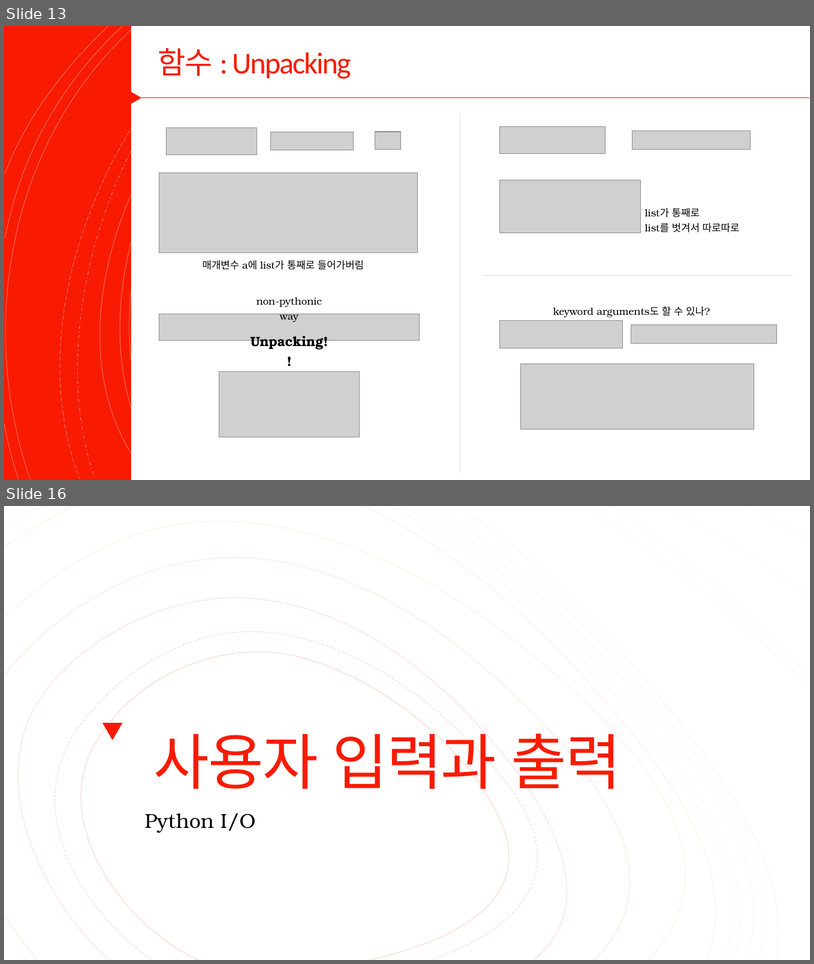
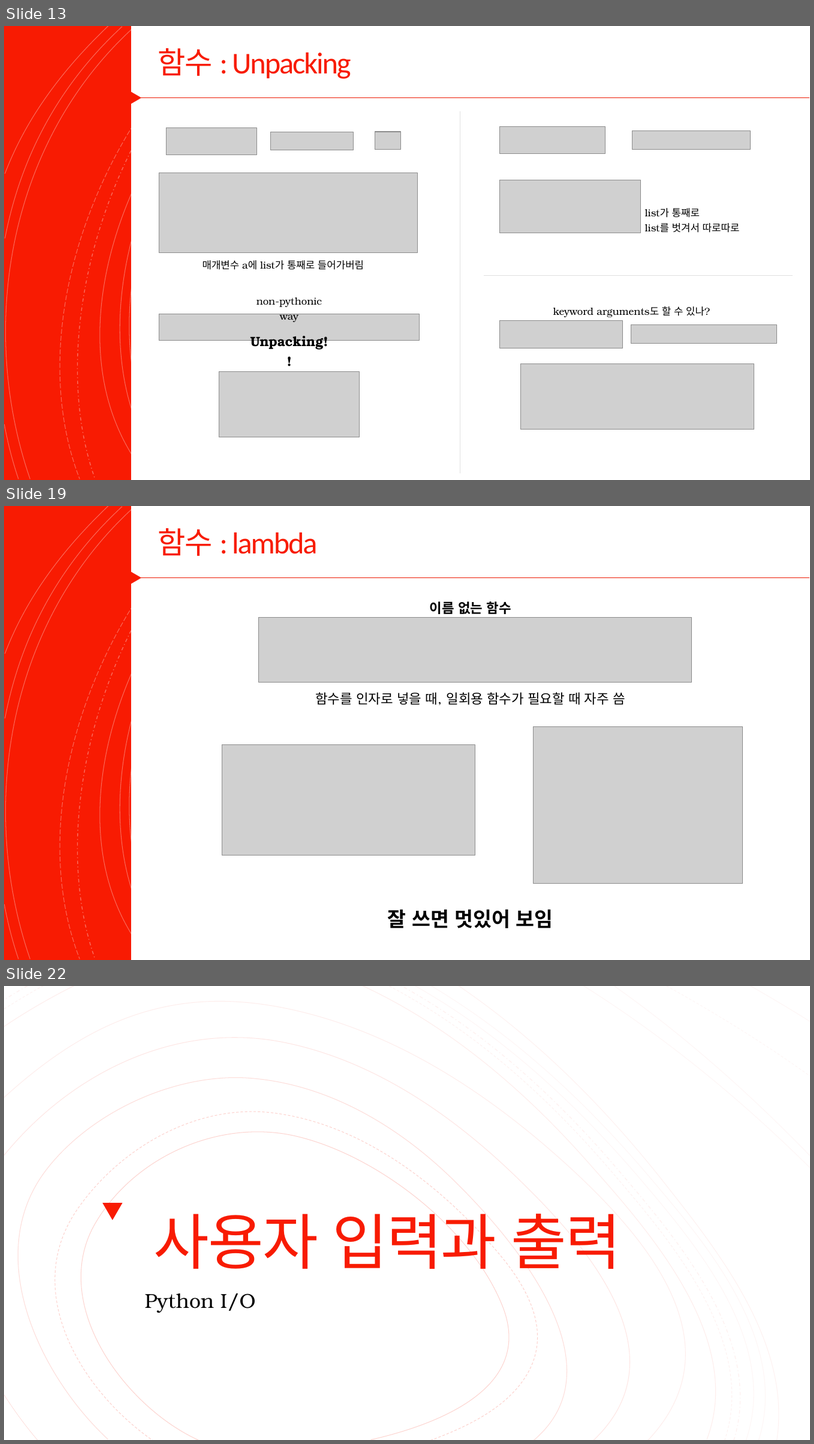
Before and after one commit to Valentine117/python_basic_class, a slide deck: 04장 프로그램의 입력과 출력은 어떻게 해야 할까.pptx. Shown one above the other, each under a label of ours: slides 13 and 16 before the commit, slides 13, 19 and 22 after it; the slides between them are not shown. The pictures are 814x964 and 814x1444 pixels, drawn with LibreOffice and Linux fonts; fonts in the diff are those of the drawing; grey boxes stand for pictures. Boxes give left, top, right and bottom in pixels: in the first picture for what was removed or moved away, otherwise in the second. Text is boxed around its words. In the diff, an @@ line names an element or a change of style, - is before the commit and + after.

```diff
--- a/04장 프로그램의 입력과 출력은 어떻게 해야 할까.pptx
+++ b/04장 프로그램의 입력과 출력은 어떻게 해야 할까.pptx
@@ slide 19 added at (x1=4, y1=506, x2=810, y2=960), background #FFFFFF; not listed: 16 template elements that a slide beside it also shows @@
@@ rectangle added at (x1=4, y1=506, x2=810, y2=960), fill #F81B02 @@
@@ group added at (x1=4, y1=506, x2=809, y2=960): 16 freeform shapes @@
@@ rectangle added at (x1=131, y1=506, x2=810, y2=960), fill #FFFFFF @@
@@ title added at (x1=158, y1=528, x2=317, y2=556), 36 pt, text #F81B02 @@
+함수 : lambda
@@ triangle added at (x1=125, y1=567, x2=141, y2=588), fill #F81B02 @@
@@ line added from (141, 577) to (810, 577), #ED1A02 0.75 pt @@
@@ text added at (x1=430, y1=601, x2=511, y2=614), 16 pt, text #000000, bold @@
+이름 없는 함수
@@ picture added at (x1=258, y1=618, x2=692, y2=682) @@
@@ text added at (x1=315, y1=692, x2=626, y2=705), 16 pt, text #000000 @@
+함수를 인자로 넣을 때, 일회용 함수가 필요할 때 자주 씀
@@ picture added at (x1=534, y1=726, x2=743, y2=883) @@
@@ picture added at (x1=222, y1=744, x2=475, y2=855) @@
@@ text added at (x1=388, y1=909, x2=554, y2=928), 24 pt, text #000000, bold @@
+잘 쓰면 멋있어 보임
@@ what was slide 16 is now slide 22 @@
```
Also in this commit, not shown: 1 slide changed, 6 other slides added, 1 slide removed.
